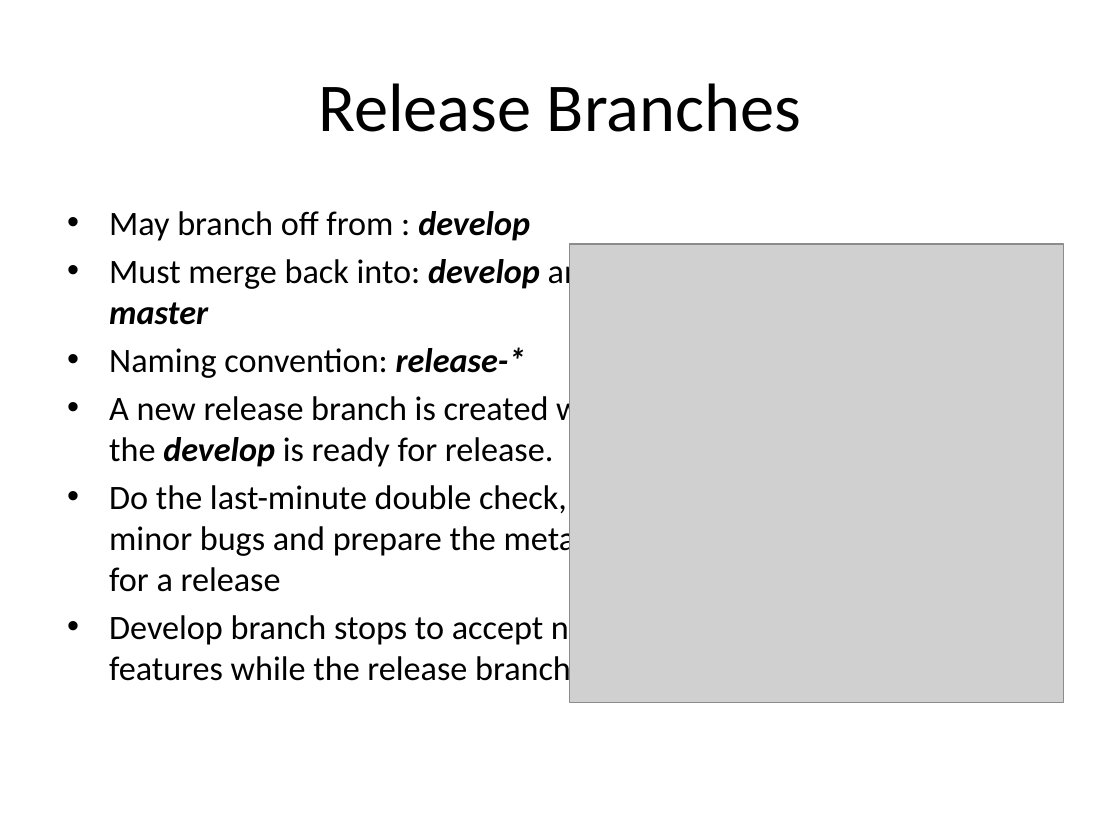
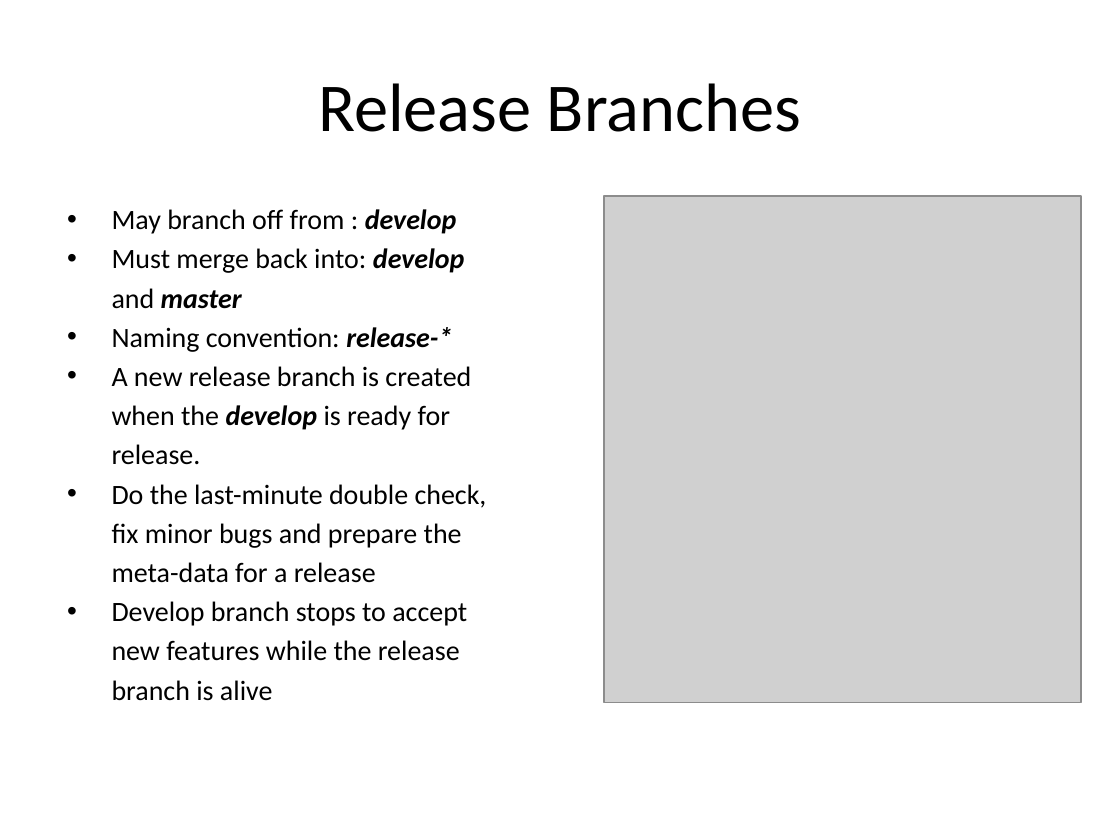
Before and after one commit to hunganhu/slide, a slide deck: slide 7 of gitBranch.pptx. Drawn at 1120x840 pixels with LibreOffice and Linux fonts; fonts in the diff are those of the drawing; grey boxes stand for pictures. Boxes give left, top, right and bottom in pixels: in the first picture for what was removed or moved away, otherwise in the second. Text is boxed around its words. In the diff, an @@ line names an element or a change of style, - is before the commit and + after.

Commit message:
edit slide format on page 7.

```diff
--- a/gitBranch.pptx
+++ b/gitBranch.pptx
@@ text at (x1=112, y1=209, x2=457, y2=352): size 22 to 18 pt in "May branch off from : develop", "Naming convention: release-*"; indent changed @@
@@ picture resized from (x1=569, y1=244, x2=1064, y2=702) to (x1=604, y1=196, x2=1081, y2=702) @@
@@ text at (x1=112, y1=248, x2=465, y2=309): text changed; size 22 to 18 pt @@
-• Must merge back into: develop and master
+• Must merge back into: develop
+and master
@@ text at (x1=112, y1=366, x2=487, y2=701): text changed; size 22 to 18 pt @@
-• A new release branch is created when the develop is ready for release.
-• Do the last-minute double check, fix minor bugs and prepare the meta-data for a release
-• Develop branch stops to accept new features while the release branch is alive
+• A new release branch is created
+when the develop is ready for
+release.
+• Do the last-minute double check,
+fix minor bugs and prepare the
+meta-data for a release
+• Develop branch stops to accept
+new features while the release
+branch is alive
```
Also in this commit, not shown: 1 other slide changed.
